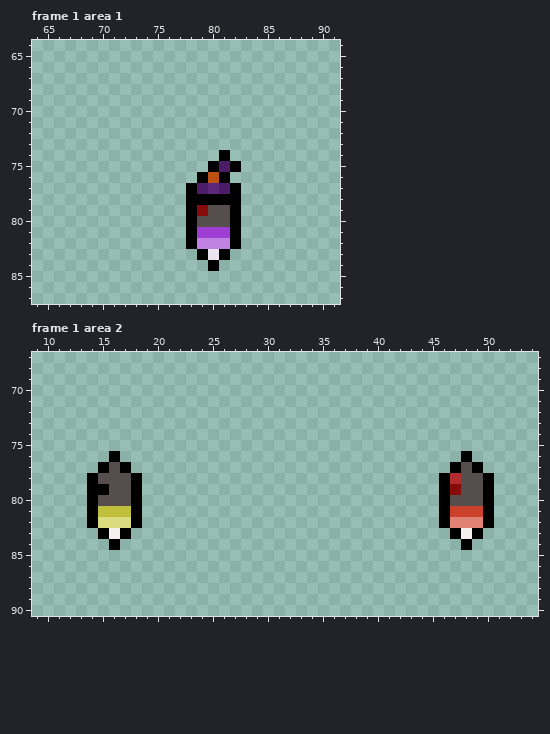
Edited in one commit: pixel-art file (assets/sprites/entities/enemy/enemy_placeholders.aseprite). The picture above was drawn from the file before the commit.
128x128 pixels, 1 frame. Colours within 5 levels of each other are drawn and written as one. Shown: frame 1 area 1: x 64..91, y 64..87; frame 1 area 2: x 9..54, y 67..90. The commit also changed other frames or places, which this record leaves out.
The result:
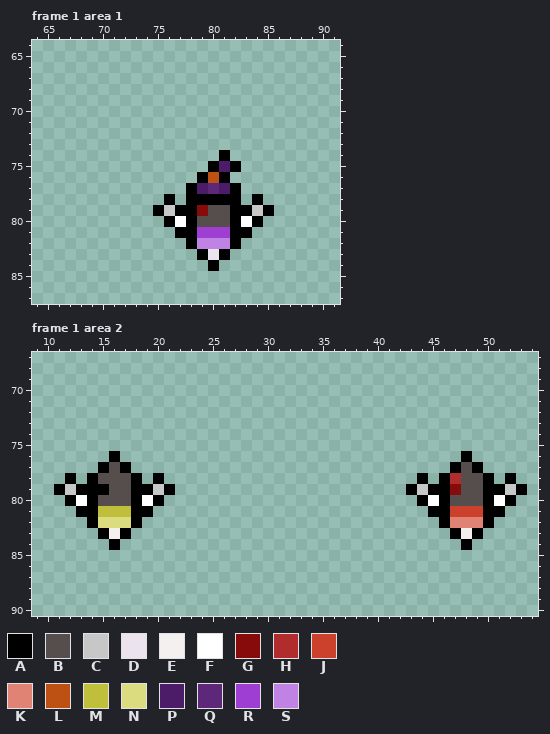
Palette (. is transparent): A #000000  B #564d4d  C #c7c7c7  D #ebe4ef  E #f3f0ef  F #ffffff  G #870b0b  H #b12c2c  J #cb412b  K #e18374  L #bd5114  M #bfbf3b  N #dbdb80  P #4d1c68  Q #5d287a  R #9e3ed3  S #c183e3
Diff:
Frame 1 area 1, layer "Layer 1":
The author put colour A in row 78 at x 76 and 84; in row 79 at x 75, 77, 83 and 85; in row 80 at x 76 and 84; in row 81 at x 77 and 83.
The author put colour C in row 79 at x 76 and 84.
The author put colour F in row 80 at x 77 and 83.
Frame 1 area 2, layer "Layer 1":
The author put colour A in row 78 at x 12, 20, 44 and 52; in row 79 at x 11, 13, 19, 21, 43, 45, 51 and 53; in row 80 at x 12, 20, 44 and 52; in row 81 at x 13, 19, 45 and 51.
The author put colour C in row 79 at x 12, 20, 44 and 52.
The author put colour F in row 80 at x 13, 19, 45 and 51.
Boxes around the changes in both pictures, in picture pixels (x1, y1, x2, y2):
added: (153, 194, 186, 238)
added: (241, 194, 274, 238)
added: (54, 473, 87, 517)
added: (142, 473, 175, 517)
added: (406, 473, 439, 517)
added: (494, 473, 527, 517)
